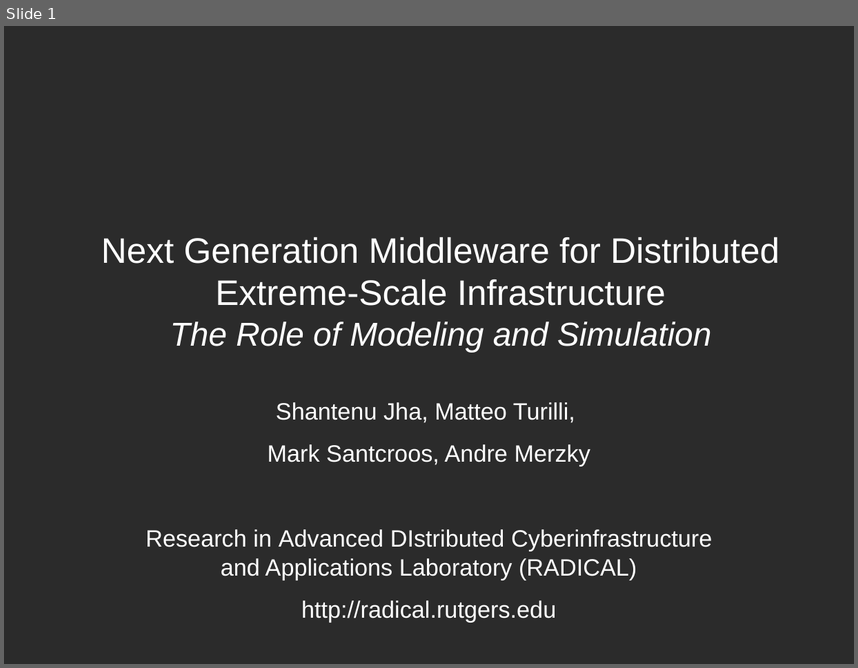
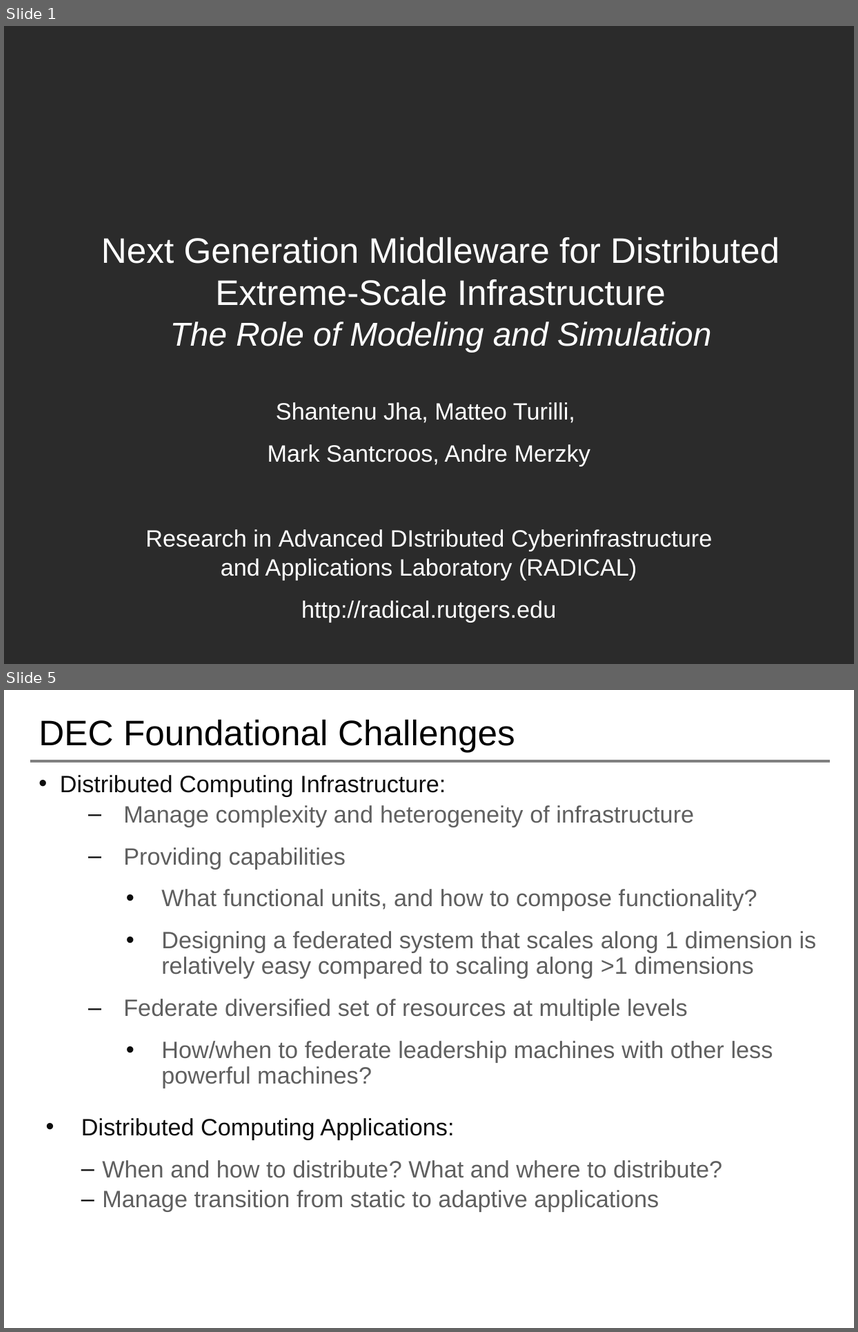
Before and after one commit to saga-project/NGMW, a slide deck: presentations/radical-modsim.pptx. Shown one above the other, each under a label of ours: slide 1 before the commit, slides 1 and 5 after it; the slides between them are not shown. The pictures are 858x668 and 858x1332 pixels, drawn with LibreOffice and Linux fonts; fonts in the diff are those of the drawing; background and template pictures are left out; a plain dark background stands for a picture behind light text. Boxes give left, top, right and bottom in pixels: in the first picture for what was removed or moved away, otherwise in the second. Text is boxed around its words. In the diff, an @@ line names an element or a change of style, - is before the commit and + after.

```diff
--- a/presentations/radical-modsim.pptx
+++ b/presentations/radical-modsim.pptx
@@ slide 5 added at (4, 690, 854, 1328), background #FFFFFF @@
@@ title added at (38, 719, 515, 752), 30 pt, text #000000 @@
+DEC Foundational Challenges
@@ line added from (30, 761) to (829, 761), #808080 2 pt @@
@@ text added at (60, 775, 817, 1212), 20 pt, text #5F5F5F @@
+• Distributed Computing Infrastructure:
+  – Manage complexity and heterogeneity of infrastructure
+  – Providing capabilities
+    • What functional units, and how to compose functionality?
+    • Designing a federated system that scales along 1 dimension is relatively easy compared to scaling along >1 dimensions
+  – Federate diversified set of resources at multiple levels
+    • How/when to federate leadership machines with other less powerful machines?
+• Distributed Computing Applications:
+  – When and how to distribute? What and where to distribute?
+  – Manage transition from static to adaptive applications
```
Also in this commit, not shown: 2 slides changed, 9 other slides added.
